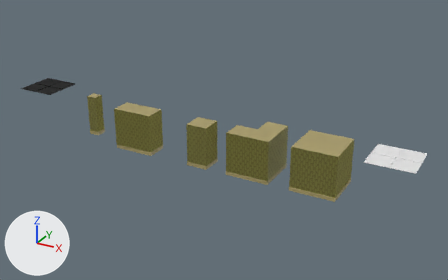
A saved change to the Blender file Assets/Art/Models/Backrooms Tiles.blend.
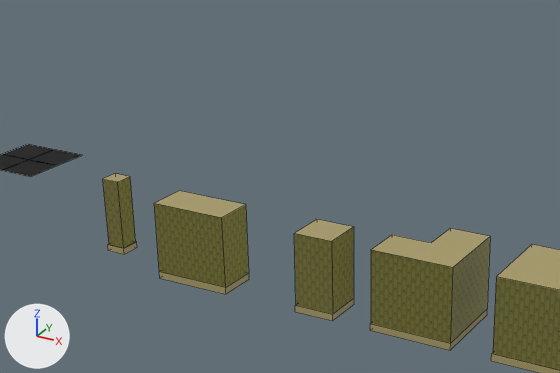
There are two pictures of each version: one whole from a camera (50 mm lens) standing at (7.7, -22.46, 11.37) and looking at (-4.94, 0.52, -0.12), one close up on the part from 8% to 72% of the width and 1% to 70% of the height. Arrows for +X, +Y and +Z are at lower left; the lights stay in place. The close-ups show mesh edges as thin lines.

In view in the first close-up: 'CeilingTile', 'Corner-Half', 'Corner-Pillar-Half', 'Cube', 'Pillar-Half', 'Wall-Half'.
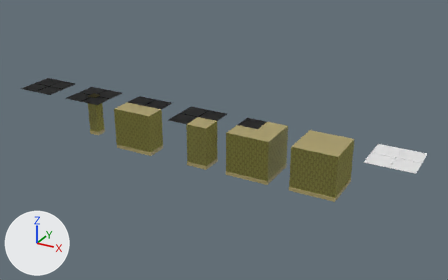
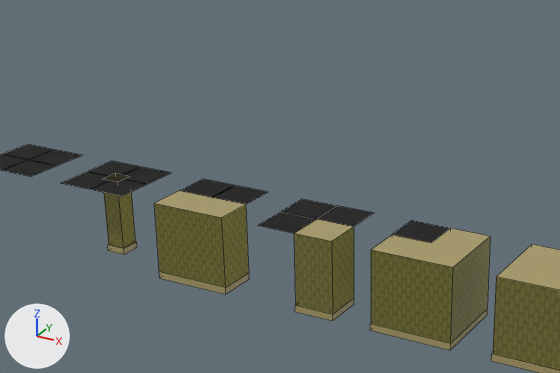
What changed in the scene script:
```text
Change img_tiles_height_png:
    img_tiles_height_png: load_image('Tiles_Height.png', 'Materials/Textures/Tiles_Height.png', 4096, 4096, 'sRGB') -> load_image('Tiles_Height.png.002', 'Materials/Textures/Tiles_Height.png', 4096, 4096, 'sRGB')
Change img_tiles_roughness_jpg:
    img_tiles_roughness_jpg: load_image('Tiles_Roughness.jpg', 'Materials/Textures/Tiles_Roughness.jpg', 4096, 4096, 'sRGB') -> load_image('Tiles_Roughness.jpg.002', 'Materials/Textures/Tiles_Roughness.jpg', 4096, 4096, 'sRGB')
Change img_tiles_metallic_jpg:
    img_tiles_metallic_jpg: load_image('Tiles_Metallic.jpg', 'Materials/Textures/Tiles_Metallic.jpg', 4096, 4096, 'sRGB') -> load_image('Tiles_Metallic.jpg.002', 'Materials/Textures/Tiles_Metallic.jpg', 4096, 4096, 'sRGB')
Change img_tiles_color_jpg:
    img_tiles_color_jpg: load_image('Tiles_Color.jpg', 'Materials/Textures/Tiles_Color.jpg', 4096, 4096, 'sRGB') -> load_image('Tiles_Color.jpg.002', 'Materials/Textures/Tiles_Color.jpg', 4096, 4096, 'sRGB')
Add me_plane_002:
    me_plane_002.from_pydata(...)  # 4 vertices, 1 face; spans x -1.0..1.0, y 0.0..1.0, z 1.0
    me_plane_002.materials.append(mat_ceilingtile)
Add me_plane_004:
    me_plane_004.from_pydata(...)  # 8 vertices, 3 faces; spans x -1.0..1.0, y -1.0..1.0, z 1.0
    me_plane_004.materials.append(mat_ceilingtile)
Add me_plane_005:
    me_plane_005.from_pydata(...)  # 5 vertices, 1 face; spans x -1.0..1.0, y -1.0..1.0, z 1.0
    me_plane_005.materials.append(mat_ceilingtile)
Add ob_pillar_half_ceilingtile:
    ob_pillar_half_ceilingtile = bpy.data.objects.new('Pillar-Half-CeilingTile', me_plane_001)
    ob_pillar_half_ceilingtile.location = (-12.0, 0.0, 0.0)
Add ob_wall_half_ceilingtile:
    ob_wall_half_ceilingtile = bpy.data.objects.new('Wall-Half-CeilingTile', me_plane_002)
    ob_wall_half_ceilingtile.location = (-9.0, 0.0, 0.0)
Add ob_corner_pillar_half_ceilingtile:
    ob_corner_pillar_half_ceilingtile = bpy.data.objects.new('Corner-Pillar-Half-CeilingTile', me_plane_004)
    ob_corner_pillar_half_ceilingtile.location = (-6.0, 0.0, 0.0)
Add ob_corner_half_ceilingtile:
    ob_corner_half_ceilingtile = bpy.data.objects.new('Corner-Half-CeilingTile', me_plane_005)
    ob_corner_half_ceilingtile.location = (-3.0, 0.0, 0.0)
```

Where the change shows, as pixel boxes (x1, y1, x2, y2) in the close-ups (560 x 373 px):
'Corner-Pillar-Half-CeilingTile', added
    after: (258, 199, 374, 233)
'Pillar-Half-CeilingTile', added
    after: (61, 161, 171, 196)
'Wall-Half-CeilingTile', added
    after: (180, 179, 267, 204)
'Corner-Half-CeilingTile', added
    after: (392, 221, 450, 243)
